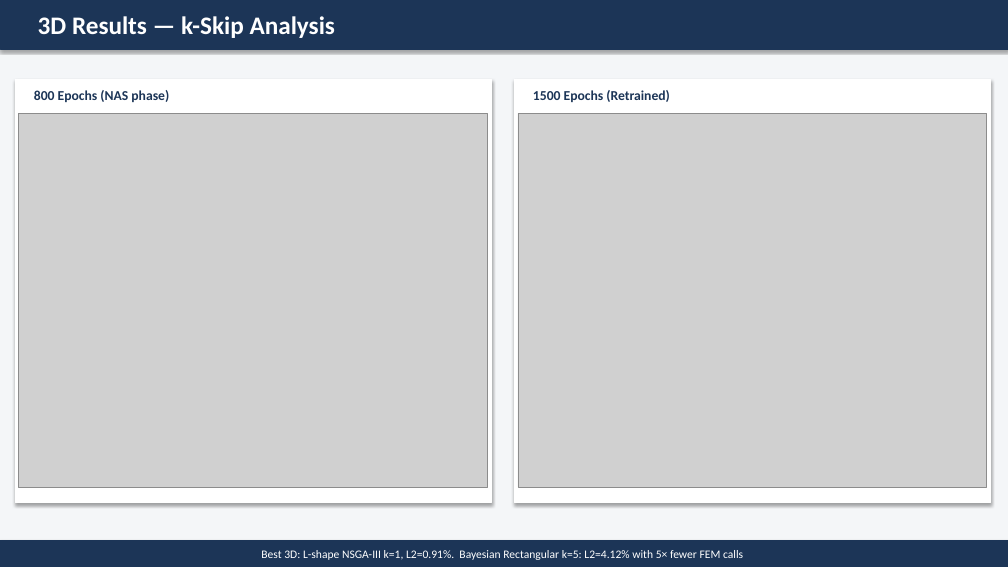
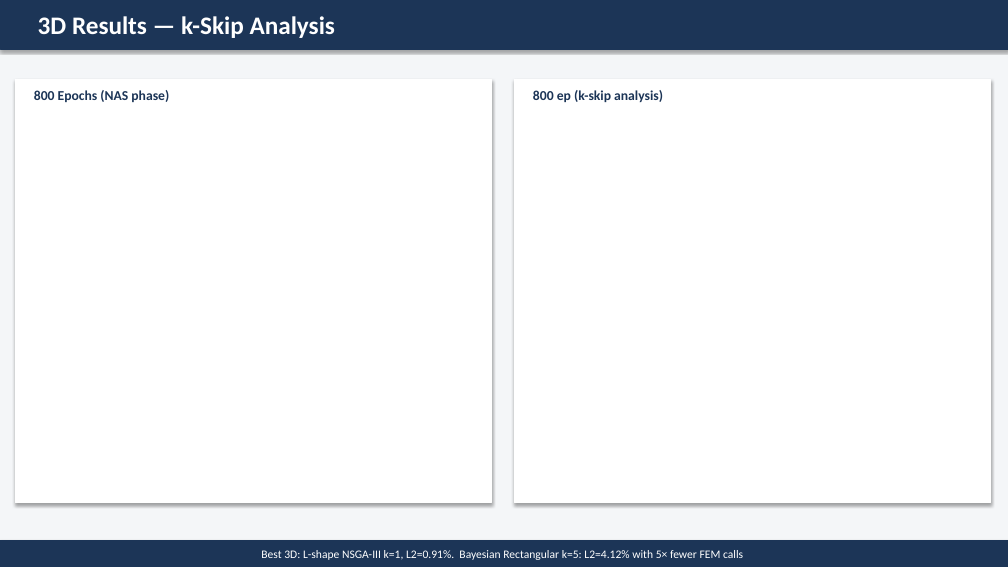
Before and after one commit to Omer8693/NAS-PINNS1, a slide deck: slide 13 of thermal_pinn/reports/NAS_PINN_Thermal_Quenching.pptx. Drawn at 1008x567 pixels with LibreOffice and Linux fonts; fonts in the diff are those of the drawing; grey boxes stand for pictures. Boxes give left, top, right and bottom in pixels: in the first picture for what was removed or moved away, otherwise in the second. Text is boxed around its words. In the diff, an @@ line names an element or a change of style, - is before the commit and + after.

```diff
--- a/thermal_pinn/reports/NAS_PINN_Thermal_Quenching.pptx
+++ b/thermal_pinn/reports/NAS_PINN_Thermal_Quenching.pptx
@@ picture removed at [19,113,488,488] @@
@@ picture removed at [518,113,987,488] @@
@@ text at [533,90,663,102]: text changed @@
-1500 Epochs (Retrained)
+800 ep (k-skip analysis)
```
Also in this commit, not shown: 11 other slides changed, 2 slides added, 5 slides removed, 6 other files.
